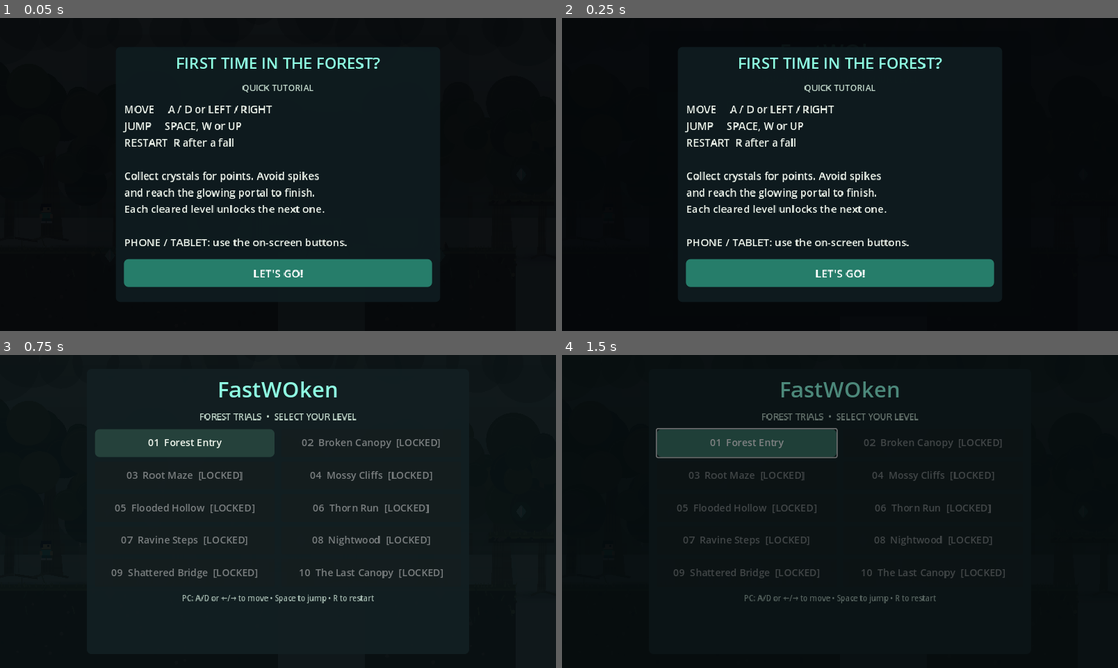
Above: before the commit, frames 1-4 (two rows, left to right).
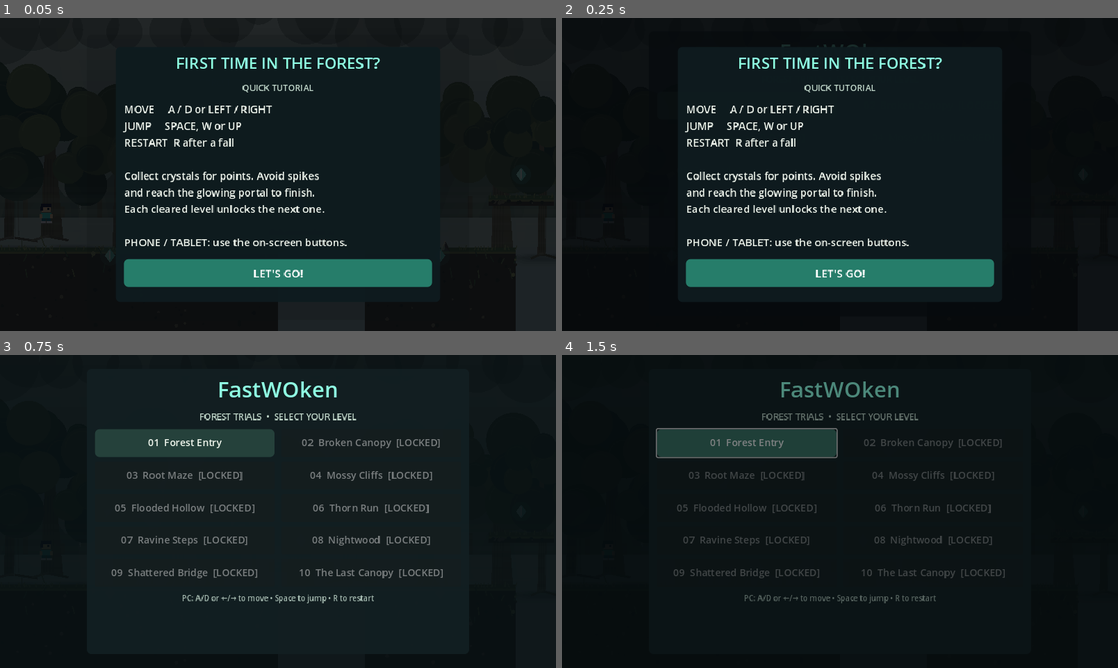
Above: after the commit, the same moments.

Repository: gggevego15-ui/FastWOken
Game: Godot game, scene res://scenes/main.tscn
Same seed, same stepped clock (60 frames per second), same inputs: the game is played once before the commit and once after it.
Inputs:
- Up to frame 1 (0.05 s): no input
- Up to frame 2 (0.25 s): no input
- Up to frame 3 (0.75 s): click "LET'S GO!" at 0.5 s
- Up to frame 4 (1.5 s): click "01 Forest Entry" at 1.25 s

The runs differ from the first frame. In frame 1, less than 0.1% of the frame differs, in the area x 7-94%, y 48-66%; in frame 2, less than 0.1%; in frame 3, nothing differs; in frame 4, nothing differs.

Commit message:
Fix startup tutorial overlay covering the game menu

Diff:
--- a/scripts/game.gd
+++ b/scripts/game.gd
@@ -392,15 +392,22 @@
 func _show_tutorial() -> void:
 	if not is_instance_valid(main_menu_layer):
 		return
+	# Put the tutorial above the menu without leaving an opaque, misplaced
+	# ColorRect covering the whole screen when the game first launches.
+	var tutorial_layer := CanvasLayer.new()
+	tutorial_layer.name = "TutorialLayer"
+	tutorial_layer.layer = 20
+	add_child(tutorial_layer)
+
 	var shade := ColorRect.new()
 	shade.name = "TutorialOverlay"
 	shade.set_anchors_and_offsets_preset(Control.PRESET_FULL_RECT)
-	shade.color = Color(0.015, 0.025, 0.035, 0.94)
-	main_menu_layer.add_child(shade)
+	shade.color = Color(0.015, 0.025, 0.035, 0.82)
+	shade.mouse_filter = Control.MOUSE_FILTER_STOP
+	tutorial_layer.add_child(shade)
 
 	var panel := PanelContainer.new()
-	panel.set_anchors_and_offsets_preset(Control.PRESET_CENTER)
-	panel.position = Vector2(-280, -220)
+	panel.position = Vector2(200, 50)
 	panel.size = Vector2(560, 440)
 	panel.add_theme_stylebox_override("panel", _panel_style(Color(0.055, 0.105, 0.12, 0.99)))
 	shade.add_child(panel)
@@ -441,7 +448,7 @@
 	start_button.pressed.connect(func():
 		tutorial_completed = true
 		_save_progress()
-		shade.queue_free()
+		tutorial_layer.queue_free()
 	)
 
 
